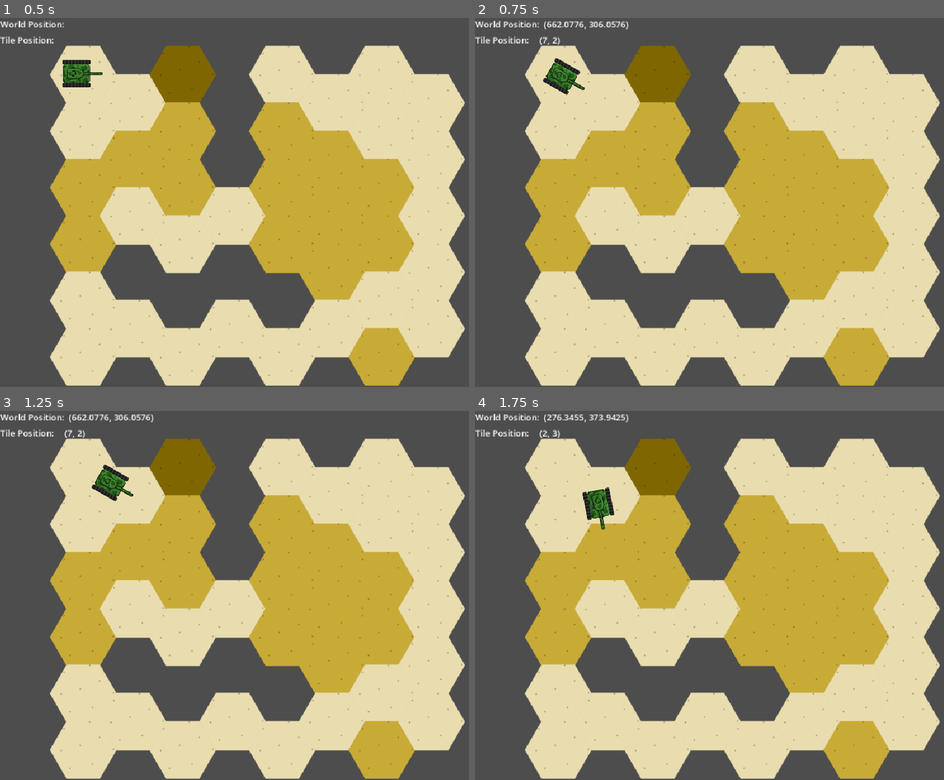
Above: before the commit, frames 1-4 (two rows, left to right).
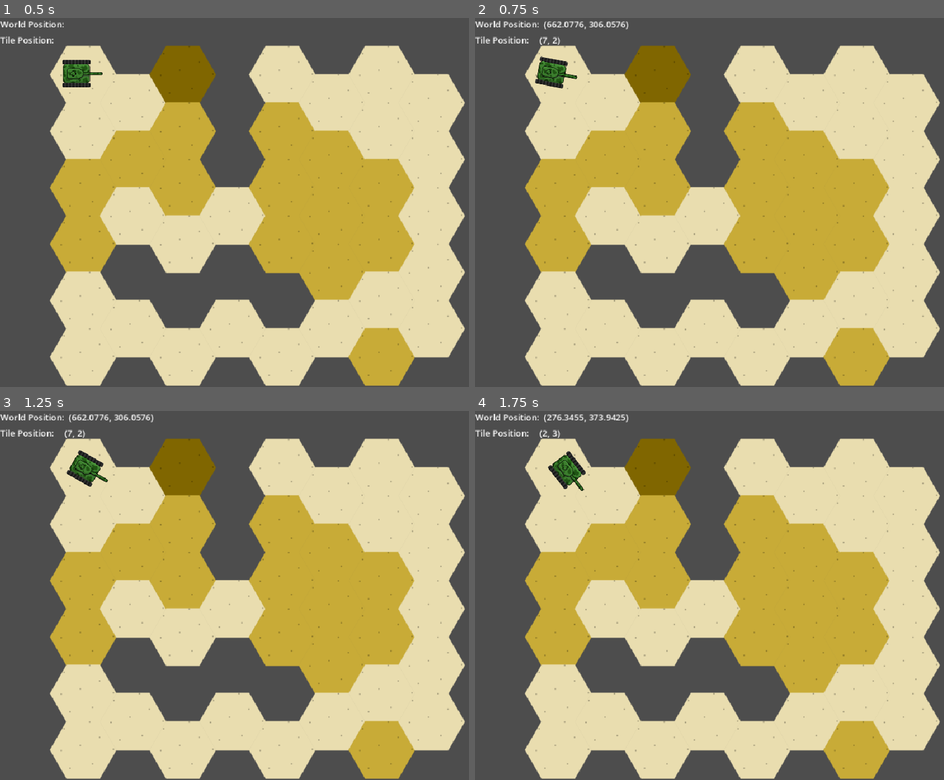
Above: after the commit, the same moments.

Repository: jozsi264/war-of-tanks
Game: Godot game, scene res://scenes/world.tscn
Same seed, same stepped clock (60 frames per second), same inputs: the game is played once before the commit and once after it.
Inputs (mouse positions are in pixels of both pictures, inside the frame that each line leads up to):
- Up to frame 1 (0.5 s): no input
- Up to frame 2 (0.75 s): tap Enter at 0.5 s; move the mouse to (836, 184) at 0.52 s; press the mouse at (836, 184) at 0.53 s
- Up to frame 3 (1.25 s): no input
- Up to frame 4 (1.75 s): move the mouse to (625, 613) at 1.27 s; release the mouse at (625, 613) at 1.28 s; click (625, 613) at 1.35 s

Frame 1 is identical in both runs. In frame 2, 0.5% of the frame differs, in the area x 12-24%, y 10-21%; in frame 3, 0.9%; in frame 4, 0.9%, in the area x 15-30%, y 10-33%.

Commit message:
Tank turn smoothly between tiles.

Diff:
--- a/scripts/player.gd
+++ b/scripts/player.gd
@@ -12,6 +12,9 @@
 @onready var target = position
 @onready var tile_map = $"../TileMap"
 @onready var line_2d = $"../Line2D"
+
+var angle_to_player
+var should_rotate = false
 
 #var target = position
 #var target_pos_clicked
@@ -66,19 +69,33 @@
 			# get next position to move to 提出下一个位置的坐标点
 			tile_position = tile_path.pop_front()
 			target = world_path.pop_front()
+			should_rotate = true
 		else:
 			printerr("need move OR out of area!")
 
 func _physics_process(delta):
 	if target:
-		velocity = position.direction_to(target) * speed
-		look_at(target)
-		if position.distance_to(target) > 5:
-			move_and_slide()
+		if should_rotate:
+			print(should_rotate, ' ', rotation, ' ', angle_to_player)
+
+			angle_to_player = global_position.direction_to(target).angle()
+			rotation = move_toward(rotation, angle_to_player, delta)
+
+			if angle_to_player == rotation:
+				print("rotation stops")
+				should_rotate = false
 		else:
-			# we've reached current destination, get the next one (if any left)
-			if tile_path.size() > 0:
-				tile_position = tile_path.pop_front()
-				target = world_path.pop_front()
+			#print("moving", Time.get_ticks_msec())
+
+			velocity = position.direction_to(target) * speed
+			#look_at(target)
+			if position.distance_to(target) > 5:
+				move_and_slide()
 			else:
-				_animation_player.stop()
+				# we've reached current destination, get the next one (if any left)
+				if tile_path.size() > 0:
+					tile_position = tile_path.pop_front()
+					target = world_path.pop_front()
+					should_rotate = true
+				else:
+					_animation_player.stop()
